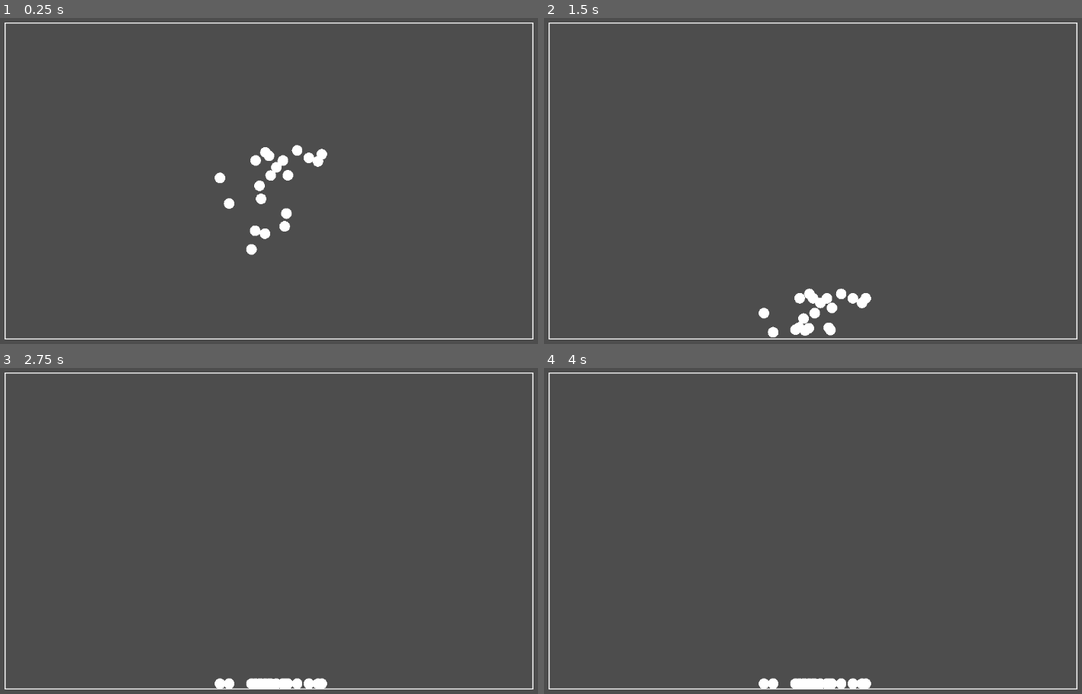
Above: before the commit, frames 1-4 (two rows, left to right).
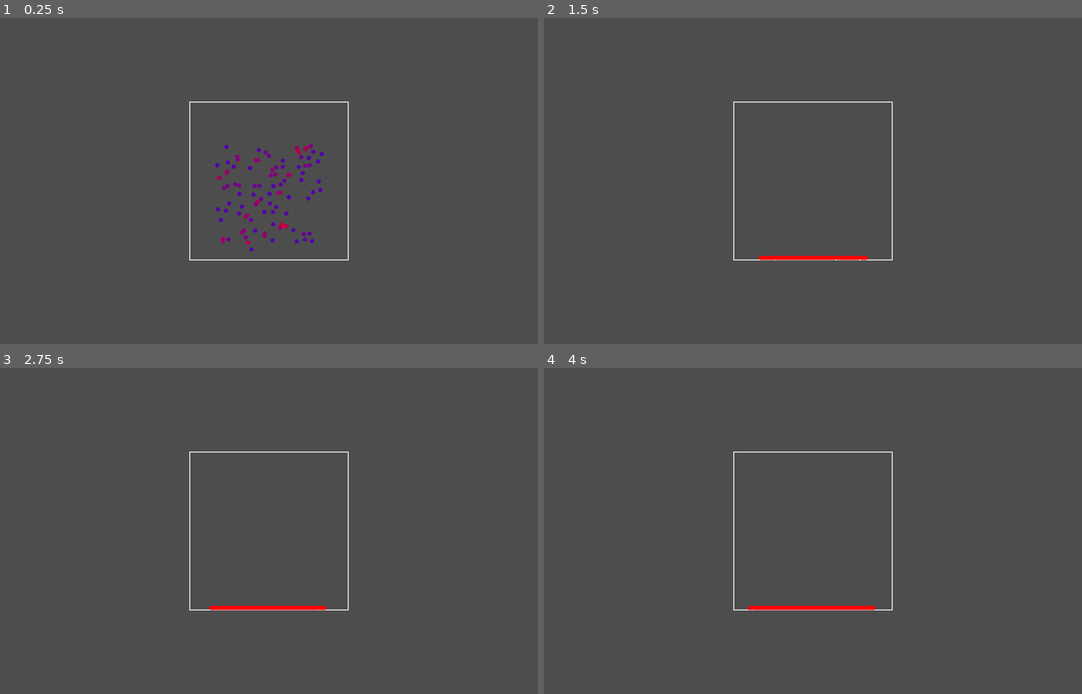
Above: after the commit, the same moments.

Repository: TobyDwyer/FluidSimulation
Game: Godot game, scene res://scenes/Main.tscn
Two runs of this game, one before a commit and one after it. Both use one fixed random seed, a clock stepped at 60 frames per second and the inputs below.
Inputs:
- Up to frame 1 (0.25 s): no input
- Up to frame 2 (1.5 s): no input
- Up to frame 3 (2.75 s): no input
- Up to frame 4 (4 s): tap Enter at 3.5 s

The runs differ from the first frame. In frame 1, 3.5% of the frame differs, in the area x 0-100%, y 1-99%; in frame 2, 3.0%; in frame 3, 2.6%; in frame 4, 2.6%.

Commit message:
Added in pressure and desity calcualtions as well as function to combine the forces

Diff:
--- a/project.godot
+++ b/project.godot
@@ -8,11 +8,15 @@
 
 config_version=5
 
+[animation]
+
+compatibility/default_parent_skeleton_in_mesh_instance_3d=true
+
 [application]
 
 config/name="FluidSim"
 run/main_scene="uid://b6kkfkw1py52c"
-config/features=PackedStringArray("4.4", "Forward Plus")
+config/features=PackedStringArray("4.7", "Forward Plus")
 config/icon="res://icon.svg"
 
 [dotnet]
--- a/scenes/Main.tscn
+++ b/scenes/Main.tscn
@@ -1,8 +1,8 @@
-[gd_scene load_steps=2 format=3 uid="uid://b6kkfkw1py52c"]
+[gd_scene format=3 uid="uid://b6kkfkw1py52c"]
 
 [ext_resource type="Script" uid="uid://matjycb0u83a" path="res://scripts/main.gd" id="1_elqb8"]
 
-[node name="Main" type="Node2D"]
+[node name="Main" type="Node2D" unique_id=346857741]
 script = ExtResource("1_elqb8")
 
-[node name="Camera2D" type="Camera2D" parent="."]
+[node name="Camera2D" type="Camera2D" parent="." unique_id=2097665209]
--- a/scripts/main.gd
+++ b/scripts/main.gd
@@ -1,9 +1,21 @@
 extends Node2D
 
-@export var particle_size: float = 10
-@export var num_particles: int = 20
+@export var particle_size: float = 4
+@export var num_particles: int = 100
 @export var gravity: Vector2 = Vector2(0, 980)
-@export var wall_damping: float = 0.5
+@export_range(0.0, 1.0) var wall_damping: float = 0.5
+
+@export var smoothing_scale:float = 16
+@export var rest_density:float = 0.25
+@export var spacing:float = 8
+@export var stiffness:float = 200.0
+@export var viscosity: float = 50.0
+var mass: float = 0.0
+
+var poly6_const:float = 0.0
+var spiky_grad_const:float = 0.0
+var visc_lap_const:float = 0.0
+var h_sq: float = 0.0
 
 # The starting pos params for the particles.
 var xmin: int = -100
@@ -11,17 +23,37 @@
 var xmax: int = 100
 var ymax: int = 100
 
+
 # Container postion and size
 var container_pos: Vector2 = Vector2(0, 0)
-var container_size: Vector2 = Vector2(1000, 600)
+var container_size: Vector2 = Vector2(300, 300)
 
 # Simulation state. One entry per particle — index i is the same
 # particle in every array. More arrays get added as you go:
 # forces, densities, pressures.
 var positions: PackedVector2Array = PackedVector2Array()
 var velocities: PackedVector2Array = PackedVector2Array()
+var forces: PackedVector2Array = PackedVector2Array()
+var densities: PackedFloat32Array = PackedFloat32Array()
+var pressures: PackedFloat32Array = PackedFloat32Array()
+
+# Debugging
+@export var debug_density: bool = false
+
+# Cached container bounds
+var container_bounds: Rect2
 
 func _ready():
+	poly6_const = 4.0/(PI * pow(smoothing_scale, 8.0))
+	h_sq = smoothing_scale * smoothing_scale
+	mass = rest_density * (spacing * spacing)
+	spiky_grad_const = -30.0 / (PI * pow(smoothing_scale, 5.0))
+	visc_lap_const = 40.0 / (PI * pow(smoothing_scale, 5.0))
+	# Cache bounds so we don't recreate the Rect2 every particle
+	container_bounds = Rect2(
+		container_pos - container_size / 2.0,
+		container_size
+	)
 	for i in range(num_particles):
 		spawn_particle()
 
@@ -30,11 +62,16 @@
 	positions.append(Vector2(randf_range(xmin, xmax), randf_range(ymin, ymax)))
 	# Starts at rest. Nothing moves it yet — that arrives with the integrator.
 	velocities.append(Vector2.ZERO)
+	densities.append(rest_density)
+	pressures.append(0.0)
+	forces.append(Vector2.ZERO)
 
 func _draw():
-	draw_rect(bounds(), Color.WHITE, false, 2.0)
-	for pos in positions:
-		draw_circle(pos, particle_size, Color.WHITE)
+	draw_rect(container_bounds, Color.WHITE, false, 2.0)
+	for pos in range(positions.size()):
+		var c := clampf(densities[pos] / rest_density,0.0,1.0)
+		var color = Color.BLUE.lerp(Color.RED, c)
+		draw_circle(positions[pos], particle_size, color)
 
 # The box the fluid lives in. Used for drawing now, and for
 # boundary resolution once particles start moving.
@@ -69,15 +106,96 @@
 	positions[i] = pos
 	velocities[i] = vel
 
-func  apply_gravity(i:int, delta: float):
-	velocities[i] += gravity * delta
+func poly6(r_sq:float) -> float:
+	if r_sq >= h_sq:
+		return 0.0
+	var d = h_sq - r_sq
+	return poly6_const * d * d * d
+
+func calculate_density():
+	for i in range(positions.size()):
+		var dens = 0.0
+		var pos_i = positions[i]
+		for j in range(positions.size()):
+			var offset = pos_i - positions[j]
+			var r_sq = offset.length_squared()
+			if r_sq >= h_sq: continue
+
+			dens += mass * poly6(r_sq)
+#		Add the density for i to the array and prevent 0 values
+		densities[i] = maxf(dens, 0.00001)
+
+func calculate_pressure():
+#	Can try clamping negatives to 0 for "surface tension"
+# 	pressures control the pulling and pushing force of the particle to hi/lo density
+	var n = positions.size()
+	for i in n:
+		var pressure = stiffness * (densities[i] - rest_density)
+#	    Play around with clamping to 0 vs not
+		pressures[i] = pressure
+
+func spiky_gradient(offset:Vector2, r: float) -> Vector2:
+#	offset is pos[i] - pos[j] and r is offset.length
+	if r <= 0.0 or r >= smoothing_scale:
+		return Vector2.ZERO
+	var q = smoothing_scale - r
+	var magnitude = spiky_grad_const * q * q
+	var direction = offset / r
+	return direction * magnitude
+
+func viscosity_lap(r:float) -> float:
+	if r >= smoothing_scale: return 0.0
+	return visc_lap_const * (smoothing_scale - r)
+
+func calculate_forces():
+	var n := positions.size()
+	for i in n:
+		var pos_i := positions[i]
+		var vel_i := velocities[i]
+		var press_i := pressures[i]
+		var forcesComb = Vector2.ZERO
+		for j in n:
+			if j == i: continue
+
+			var density_j := densities[j]
+			if density_j <= 0.00001: continue
+
+			var offset = pos_i - positions[j]
+			var r_sq = offset.length_squared()
+			if r_sq >= h_sq or r_sq == 0.0: continue
+
+			var vel_diff = velocities[j] - vel_i
+
+			#var r = offset.length()
+			var r = sqrt(r_sq)
+
+#			PRESSURE
+			var pressure_force := (mass *(press_i + pressures[j]) /(2.0 * density_j))
+
+			forcesComb -= (pressure_force * spiky_gradient(offset, r))
+
+#			VISCOSITY
+			var velocity_difference := (velocities[j] - vel_i)
+
+			forcesComb += (viscosity *mass *velocity_difference /density_j * viscosity_lap(r))
+
+		forces[i] = forcesComb
+		forces[i] = forcesComb
+
+func  integrate_forces(i:int, delta: float):
+	var density = maxf(densities[i], 0.00001)
+#	Acceleration from pressure + velocity
+	var acceleration = (forces[i] / density + gravity)
+
+	velocities[i] += acceleration * delta
 	positions[i] += velocities[i] * delta
 
 
-
-
 func _physics_process(delta):
+	calculate_density()
+	calculate_pressure()
+	calculate_forces()
 	for i in range(positions.size()):
-		apply_gravity(i,delta)
+		integrate_forces(i,delta)
 		resolve_bounds(i)
 	queue_redraw()
